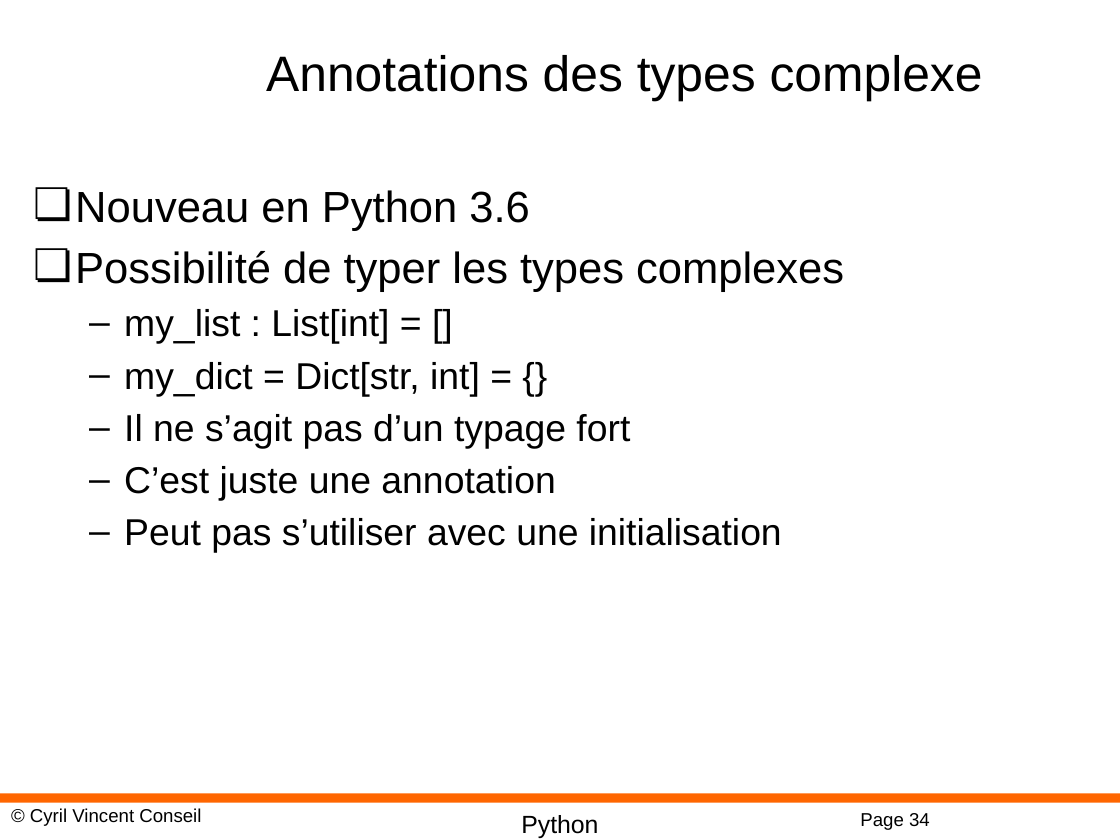
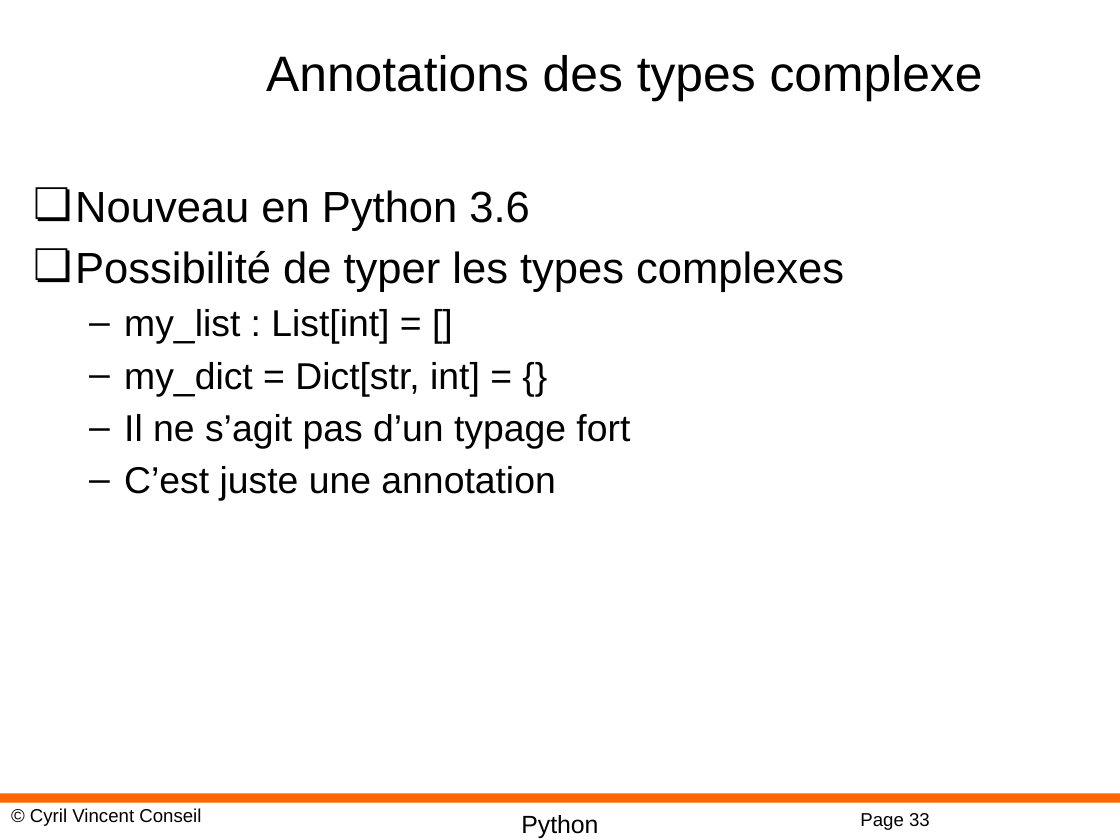
Before and after one commit to cyrilvincent/python-advanced, a slide deck: slide 33 of PPT/Python08-OO.pptx (slide 34 before the commit). Drawn at 1120x840 pixels with LibreOffice and Linux fonts; fonts in the diff are those of the drawing; background and template pictures are left out. Boxes give left, top, right and bottom in pixels: in the first picture for what was removed or moved away, otherwise in the second. Text is boxed around its words. In the diff, an @@ line names an element or a change of style, - is before the commit and + after.

```diff
--- a/PPT/Python08-OO.pptx
+++ b/PPT/Python08-OO.pptx
@@ text at bbox=[124, 518, 782, 553]: paragraph removed @@
-  – Peut pas s’utiliser avec une initialisation
@@ page number at bbox=[860, 813, 930, 830]: text changed @@
-Page 34
+Page 33
```
Also in this commit, not shown: 1 slide removed, 2 other files.
